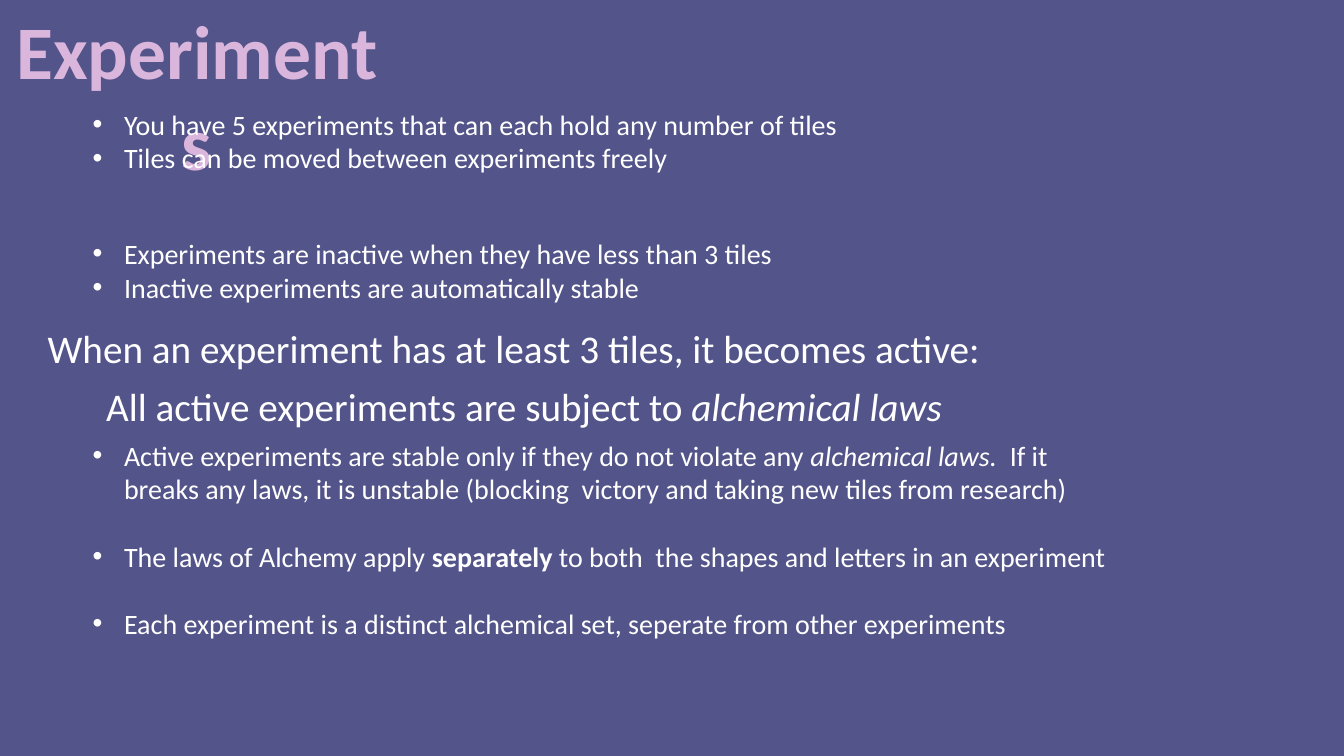
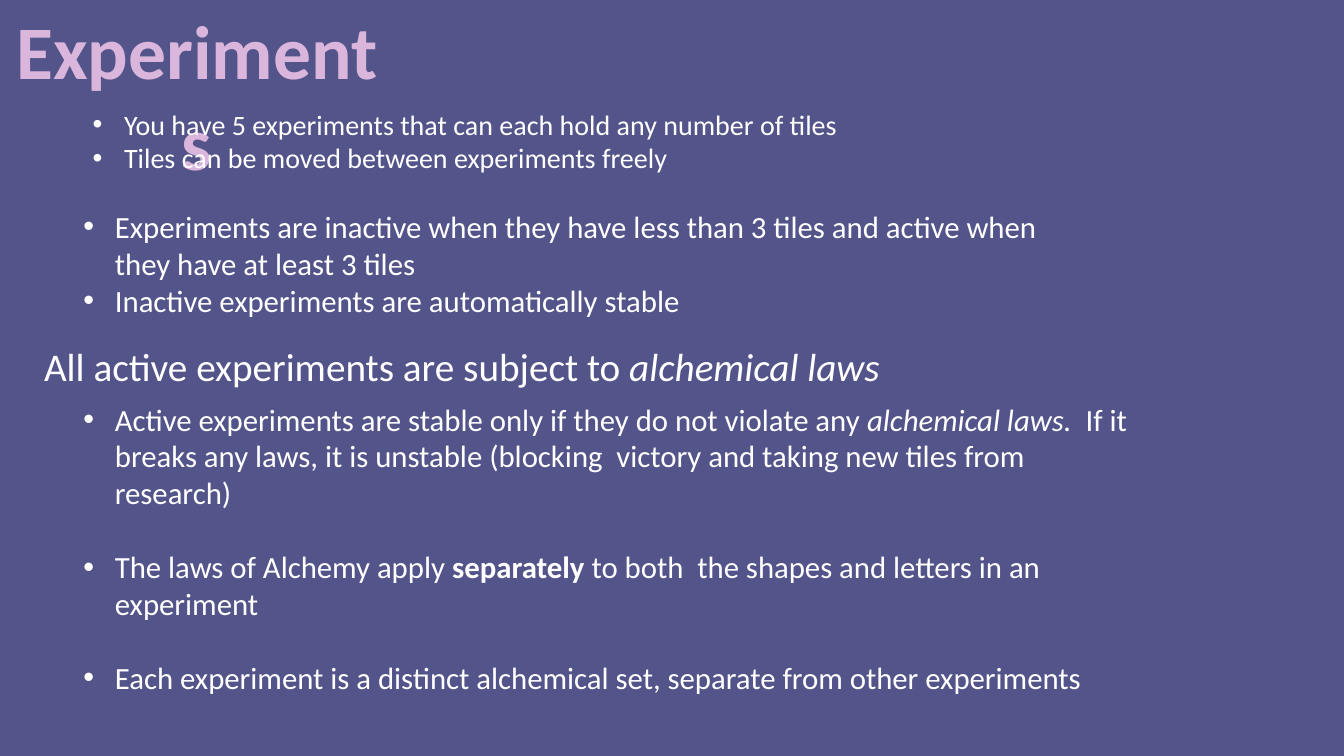
Before and after one commit to ninjacreeper47/Meriam-s-Trial, a slide deck: slide 5 of Assets/How to Play/Instructions.pptx (slide 4 before the commit). Drawn at 1344x756 pixels with LibreOffice and Linux fonts; fonts in the diff are those of the drawing. Boxes give left, top, right and bottom in pixels: in the first picture for what was removed or moved away, otherwise in the second. Text is boxed around its words. In the diff, an @@ line names an element or a change of style, - is before the commit and + after.

```diff
--- a/Assets/How to Play/Instructions.pptx
+++ b/Assets/How to Play/Instructions.pptx
@@ text added at box(115, 216, 1037, 317), 22 pt, text #FFFFFF @@
+• Experiments are inactive when they have less than 3 tiles and active when they have at least 3 tiles
+• Inactive experiments are automatically stable
@@ text at box(124, 244, 772, 303): paragraphs removed @@
-• Experiments are inactive when they have less than 3 tiles
-• Inactive experiments are automatically stable
@@ text "All active experiments are subject ...": place and size @@
-text "All active experiments are subject ..." at box(106, 394, 942, 428)
+text "All active experiments are subject ..." at box(44, 354, 879, 388)
@@ text removed at box(48, 336, 979, 370) @@
-When an experiment has at least 3 tiles, it becomes active:
@@ text "Active experiments are stable only ...": place and size @@
-text "Active experiments are stable only ..." at box(124, 244, 1105, 639)
+text "Active experiments are stable only ..." at box(115, 409, 1127, 694)
@@ text at box(115, 409, 1127, 620): size 20 to 22 pt in "Active experiments are stable only if they ...", "The laws of Alchemy apply separately to ..." @@
@@ text at box(115, 667, 1080, 694): text changed; size 20 to 22 pt @@
-• Each experiment is a distinct alchemical set, seperate from other experiments
+• Each experiment is a distinct alchemical set, separate from other experiments
```
Also in this commit, not shown: 1 slide added, 7 other files.
